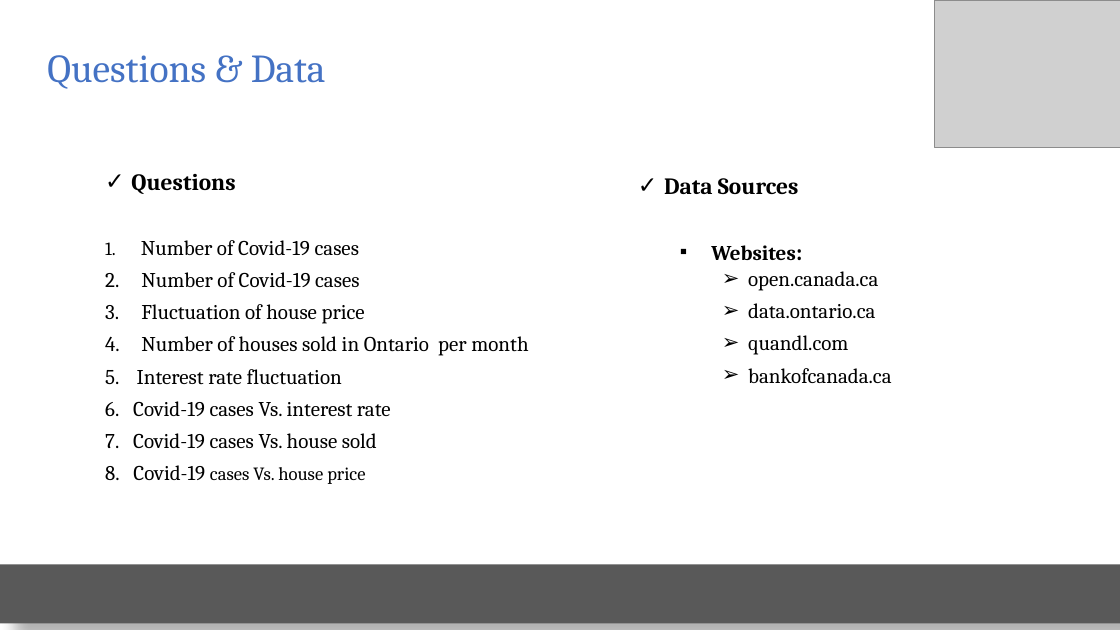
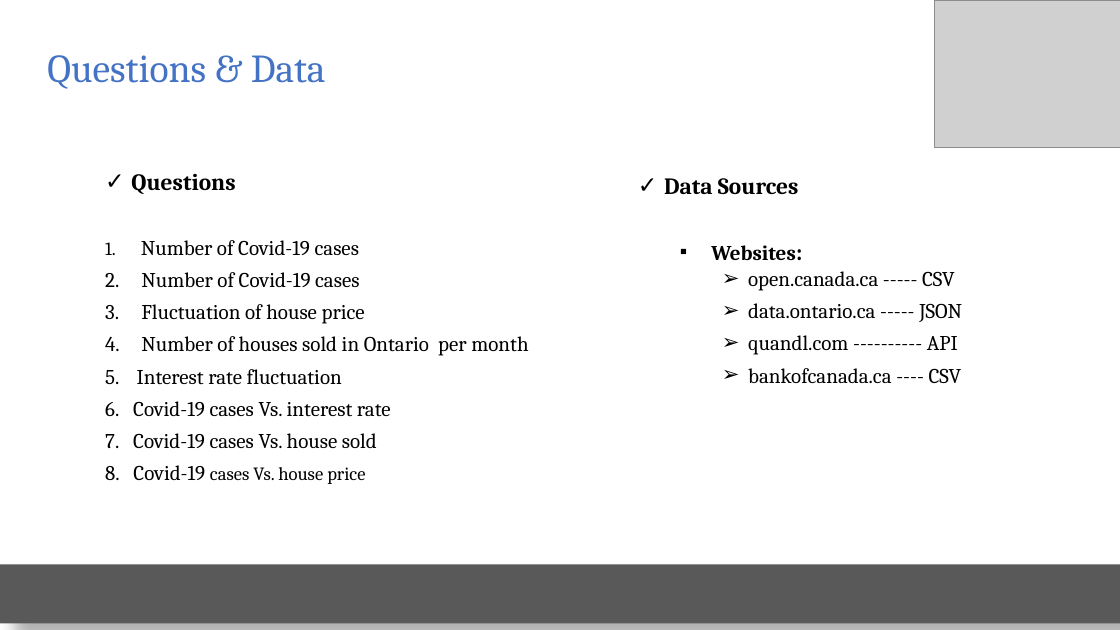
Before and after one commit to elubanska/GTA_real_estate_market, a slide deck: slide 4 of Real Estate Mkt.pptx. Drawn at 1120x630 pixels with LibreOffice and Linux fonts; fonts in the diff are those of the drawing; grey boxes stand for pictures. Boxes give left, top, right and bottom in pixels: in the first picture for what was removed or moved away, otherwise in the second. Text is boxed around its words. In the diff, an @@ line names an element or a change of style, - is before the commit and + after.

```diff
--- a/Real Estate Mkt.pptx
+++ b/Real Estate Mkt.pptx
@@ text at bbox=[748, 271, 962, 383]: text changed @@
-    ➢ open.canada.ca
-    ➢ data.ontario.ca
-    ➢ quandl.com
-    ➢ bankofcanada.ca
+    ➢ open.canada.ca ----- CSV
+    ➢ data.ontario.ca ----- JSON
+    ➢ quandl.com ---------- API
+    ➢ bankofcanada.ca ---- CSV
```
Also in this commit, not shown: 6 other slides changed.
